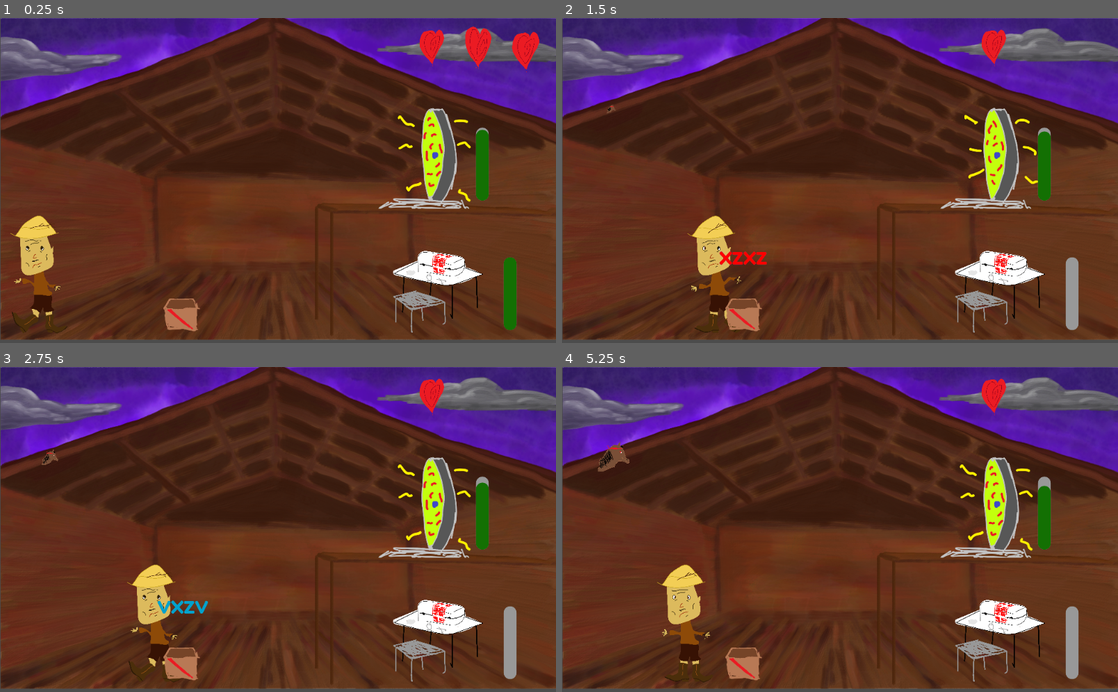
Above: before the commit, frames 1-4 (two rows, left to right).
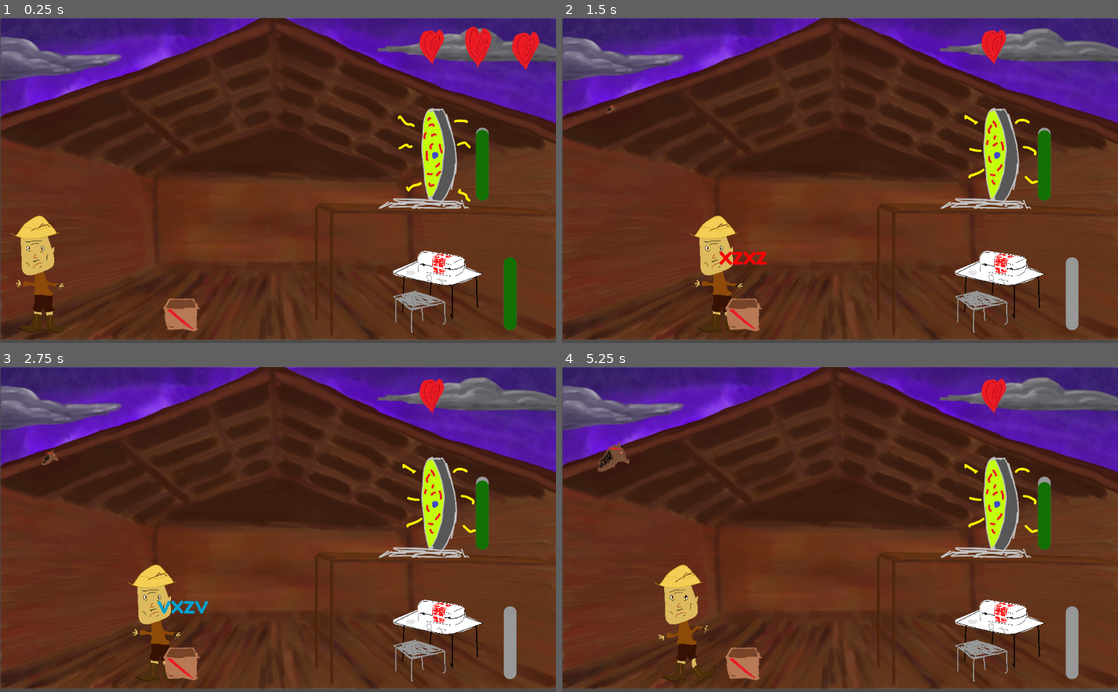
Above: after the commit, the same moments.

Repository: geojax/The-Un-Stable
Game: Godot game, scene res://Scenes/Player.tscn
The game is run twice, just before and just after one commit, with the same random seed, the same clock (stepped at 60 frames per second) and the same inputs.
Inputs (mouse positions are in pixels of both pictures, inside the frame that each line leads up to):
- Up to frame 1 (0.25 s): no input
- Up to frame 2 (1.5 s): hold Right (right) 0.53-1.25 s; click (762, 255) at 1.27 s; type "12" at 1.35 s
- Up to frame 3 (2.75 s): hold Down (down) from 2.03 s (still down)
- Up to frame 4 (5.25 s): release Down (down) at 2.78 s; hold Right (right) 2.78-3.53 s; hold Up (up) 3.53-4.28 s; hold Left (left) from 4.28 s (still down)

The runs differ from the first frame. In frame 1, 0.3% of the frame differs, in the area x 1-13%, y 60-98%; in frame 2, 0.6%; in frame 3, 0.8%; in frame 4, 1.1%, in the area x 16-88%, y 27-98%.

Commit message:
ladder wider, galloping and whinnying

Diff:
--- a/Scenes/Horses.tscn
+++ b/Scenes/Horses.tscn
@@ -7,6 +7,8 @@
 [ext_resource path="res://Art/Asset 15.png" type="Texture" id=5]
 [ext_resource path="res://Art/Asset 17.png" type="Texture" id=6]
 [ext_resource path="res://Art/Asset 16.png" type="Texture" id=7]
+[ext_resource path="res://untitled.mp3" type="AudioStream" id=8]
+[ext_resource path="res://horseWinnie.mp3" type="AudioStream" id=9]
 
 [sub_resource type="SpriteFrames" id=1]
 animations = [ {
@@ -32,5 +34,12 @@
 position = Vector2( 67.7387, 305.337 )
 scale = Vector2( 0.0592307, 0.0592307 )
 frames = SubResource( 1 )
-frame = 1
 playing = true
+
+[node name="gallopSound" type="AudioStreamPlayer" parent="."]
+stream = ExtResource( 8 )
+volume_db = -75.0
+
+[node name="whinnieSound" type="AudioStreamPlayer" parent="."]
+stream = ExtResource( 9 )
+volume_db = -20.0
--- a/Scenes/Player.tscn
+++ b/Scenes/Player.tscn
@@ -35,26 +35,26 @@
 "speed": 5.0
 } ]
 
-[sub_resource type="RectangleShape2D" id=2]
+[sub_resource type="RectangleShape2D" id=3]
 extents = Vector2( 7.31509, 114.968 )
 
-[sub_resource type="RectangleShape2D" id=3]
-extents = Vector2( 4.66595, 124.118 )
+[sub_resource type="RectangleShape2D" id=4]
+extents = Vector2( 11.3749, 114.358 )
 
-[sub_resource type="StyleBoxFlat" id=4]
+[sub_resource type="StyleBoxFlat" id=5]
 bg_color = Color( 0.0784314, 0.443137, 0.0156863, 1 )
 corner_radius_top_left = 50
 corner_radius_top_right = 50
 corner_radius_bottom_right = 50
 corner_radius_bottom_left = 50
 
-[sub_resource type="StyleBoxFlat" id=5]
+[sub_resource type="StyleBoxFlat" id=6]
 corner_radius_top_left = 50
 corner_radius_top_right = 50
 corner_radius_bottom_right = 50
 corner_radius_bottom_left = 50
 
-[sub_resource type="RectangleShape2D" id=6]
+[sub_resource type="RectangleShape2D" id=7]
 extents = Vector2( 228.776, 11.6815 )
 
 [node name="Node2D" type="Node2D"]
@@ -65,6 +65,7 @@
 position = Vector2( 513.351, 296.935 )
 scale = Vector2( 1, 0.98194 )
 frames = SubResource( 1 )
+frame = 1
 playing = true
 
 [node name="NewBack" type="Sprite" parent="."]
@@ -85,21 +86,21 @@
 [node name="AnimatedSprite" type="AnimatedSprite" parent="Farmer"]
 position = Vector2( -1.5741, 31.293 )
 scale = Vector2( 0.0850735, 0.0850735 )
-frames = SubResource( 7 )
-frame = 2
+frames = SubResource( 2 )
+frame = 3
 playing = true
 
 [node name="CollisionShape2D" type="CollisionShape2D" parent="Farmer"]
 position = Vector2( 0.598755, 33.7863 )
-shape = SubResource( 2 )
+shape = SubResource( 3 )
 
 [node name="Horses" parent="." instance=ExtResource( 9 )]
 
 [node name="Ladder" type="Area2D" parent="."]
 
 [node name="CollisionShape2D" type="CollisionShape2D" parent="Ladder"]
-position = Vector2( 596.55, 469.671 )
-shape = SubResource( 3 )
+position = Vector2( 595.396, 470.248 )
+shape = SubResource( 4 )
 
 [node name="Fireworks" parent="." instance=ExtResource( 1 )]
 position = Vector2( 337.899, 525.046 )
@@ -152,7 +153,8 @@
 
 [node name="CollisionShape2D" type="CollisionShape2D" parent="Platform"]
 position = Vector2( 817.302, 351.247 )
-shape = SubResource( 6 )
+shape = SubResource( 7 )
+
 [connection signal="area_entered" from="Farmer" to="Farmer" method="_on_KinematicBody2D2_area_entered"]
 [connection signal="area_exited" from="Farmer" to="Farmer" method="_on_Farmer_area_exited"]
 [connection signal="damaged" from="Farmer" to="." method="_on_Farmer_damaged"]
--- a/Scripts/Horses.gd
+++ b/Scripts/Horses.gd
@@ -19,6 +19,8 @@
 	horseTimer.connect("timeout", self, "_no_time")
 	add_child(horseTimer)
 	horseTimer.start()
+
+	$gallopSound.play()
 	pass
 
 func _on_Fireworks_succeed():
@@ -28,6 +30,7 @@
 		#successes = 0
 		$AudioStreamPlayer2D.play()
 		Fireworks.get_node("AnimationPlayer").play("Firework")
+		$whinnieSound.play()
 
 	fireworksSprite.texture = fwSprites[successes % 4]
 	pass
@@ -43,3 +46,5 @@
 	else:
 		$AnimatedSprite.visible = false
 	pass
+
+	$gallopSound.volume_db = (HORSE_TIME - horseTimer.time_left) / HORSE_TIME * 60 - 60
--- a/Scripts/Portal.gd
+++ b/Scripts/Portal.gd
@@ -24,7 +24,7 @@
 
 func _process(delta):
 	if stability > 0:
-		stability -= delta * .1
+		stability -= delta * .05
 
 	$PortalProgress.value = (float(stability) / MAX_STABILITY) * 100
 	animSprite.speed_scale = 6 - stability
--- a/project.godot
+++ b/project.godot
@@ -10,7 +10,6 @@
 
 _global_script_classes=[  ]
 _global_script_class_icons={
-
 }
 
 [application]
Not shown: 1 places in Scenes/Horses.tscn that only renumber resources
Not shown: 2 places in Scenes/Player.tscn that only renumber resources
Not shown, added: horseWinnie.mp3.import
Not shown, added: untitled.mp3.import
Not shown, added: horseWinnie.mp3
Not shown, added: untitled.mp3
